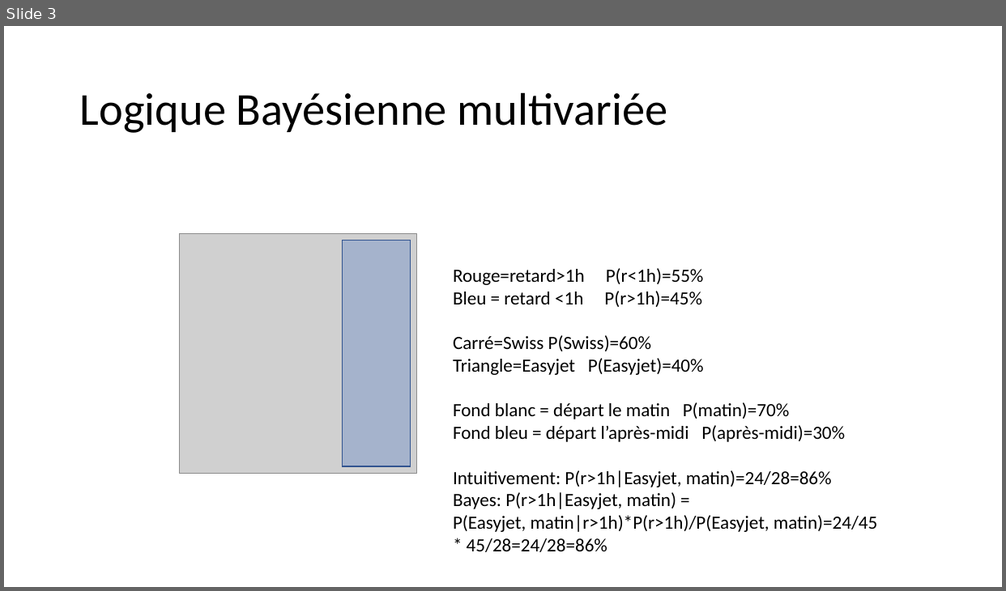
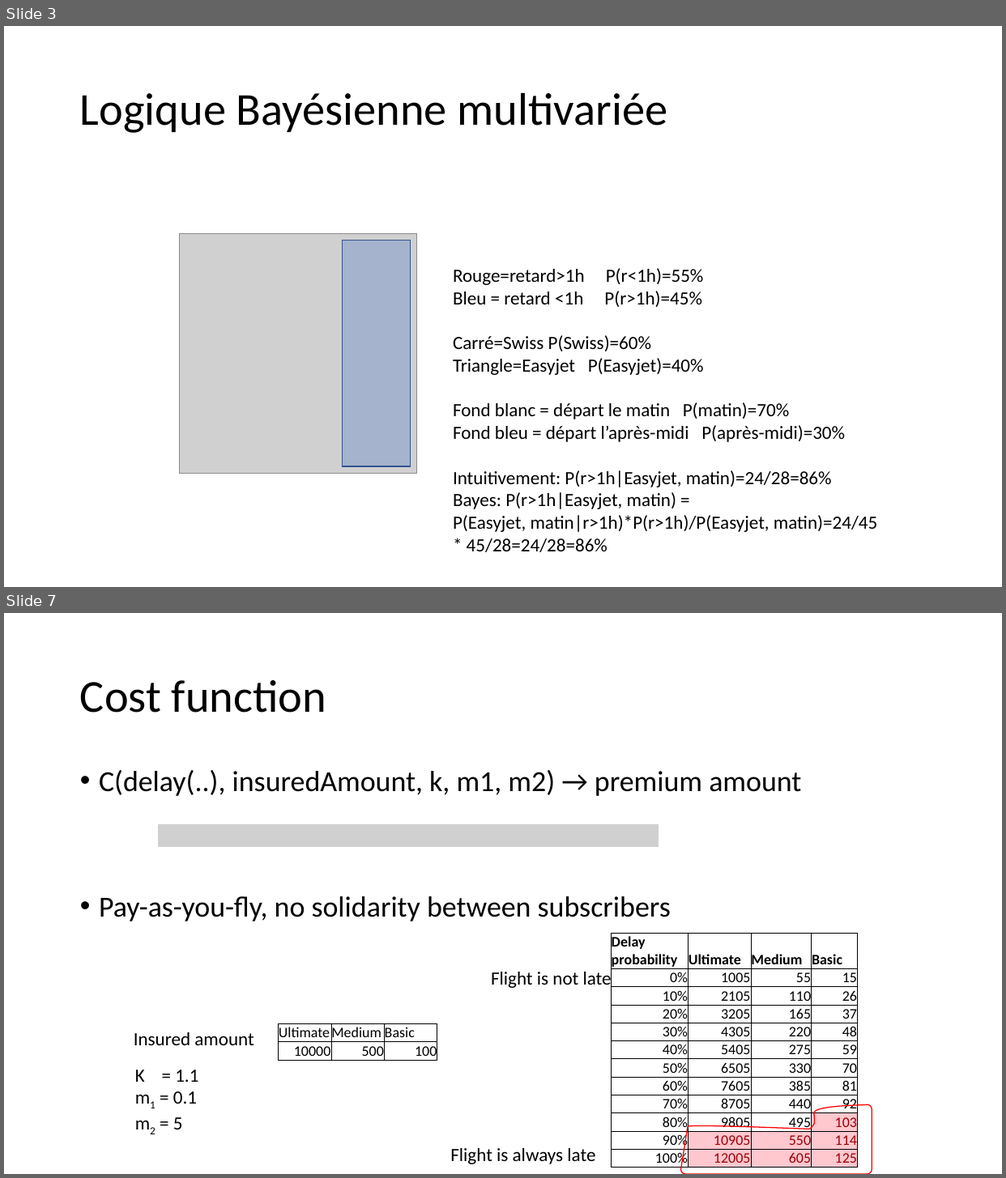
Before and after one commit to CDays2018Mobi/unchained-flight-insurance, a slide deck: unchained-flight-insurance-web/Notes techniques.pptx. Shown one above the other, each under a label of ours: slide 3 before the commit, slides 3 and 7 after it; the slides between them are not shown. The pictures are 1006x591 and 1006x1178 pixels, drawn with LibreOffice and Linux fonts; fonts in the diff are those of the drawing; grey boxes stand for pictures. Boxes give left, top, right and bottom in pixels: in the first picture for what was removed or moved away, otherwise in the second. Text is boxed around its words. In the diff, an @@ line names an element or a change of style, - is before the commit and + after.

```diff
--- a/unchained-flight-insurance-web/Notes techniques.pptx
+++ b/unchained-flight-insurance-web/Notes techniques.pptx
@@ slide 7 added at <box>4,613,1002,1174</box>, background #FFFFFF @@
@@ title added at <box>80,680,326,713</box>, 44 pt, text #000000 @@
+Cost function
@@ text added at <box>99,770,801,922</box>, 28 pt, text #000000 @@
+• C(delay(..), insuredAmount, k, m1, m2) → premium amount
+• Pay-as-you-fly, no solidarity between subscribers
@@ picture added at <box>158,824,659,846</box> @@
@@ table added at <box>612,934,858,1171</box>, 12 rows, 4 columns @@
+Delay probability | Ultimate | Medium | Basic
+0% | 1005 | 55 | 15
+10% | 2105 | 110 | 26
+20% | 3205 | 165 | 37
+30% | 4305 | 220 | 48
+40% | 5405 | 275 | 59
+50% | 6505 | 330 | 70
+60% | 7605 | 385 | 81
+70% | 8705 | 440 | 92
+80% | 9805 | 495 | 103
+90% | 10905 | 550 | 114
+100% | 12005 | 605 | 125
@@ text added at <box>491,969,612,990</box>, 18 pt, text #000000 @@
+Flight is not late
@@ table added at <box>278,1024,437,1060</box>, 2 rows, 3 columns @@
+Ultimate | Medium | Basic
+10000 | 500 | 100
@@ text added at <box>134,1033,253,1046</box>, 18 pt, text #000000 @@
+Insured amount
@@ text added at <box>135,1070,198,1130</box>, 18 pt, text #000000 @@
+K = 1.1
+m1 = 0.1
+m2 = 5
@@ freeform shape added at <box>681,1105,872,1174</box>, outline #FF0000 1 pt @@
@@ text added at <box>450,1148,595,1165</box>, 18 pt, text #000000 @@
+Flight is always late
```
Also in this commit, not shown: 3 other slides added, 16 other files.
